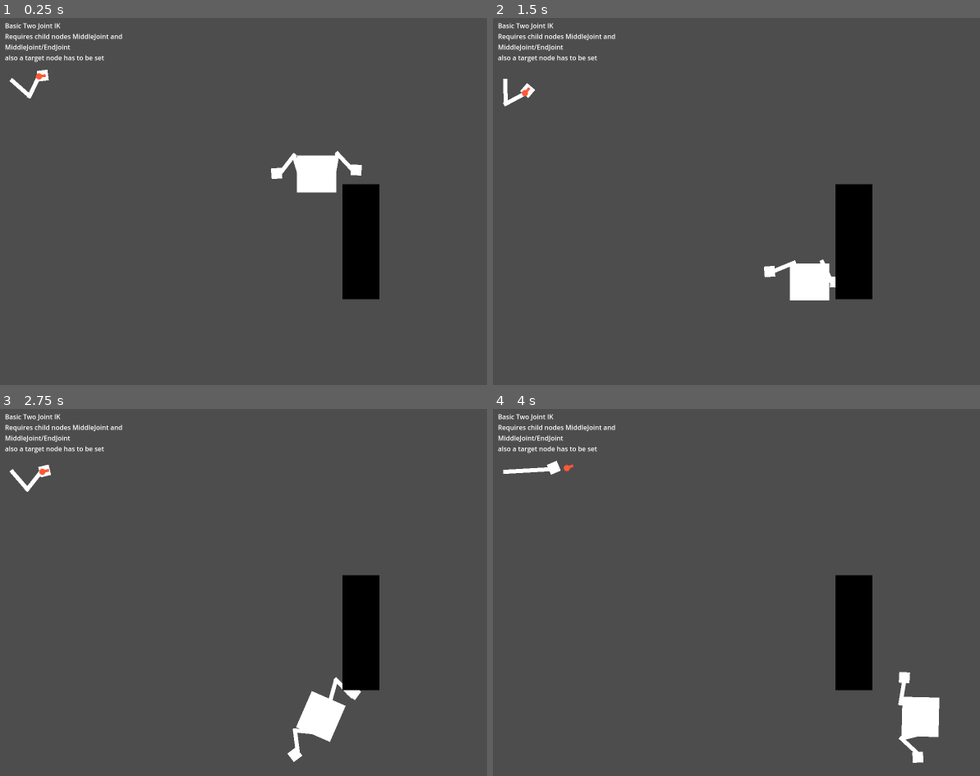
Above: before the commit, frames 1-4 (two rows, left to right).
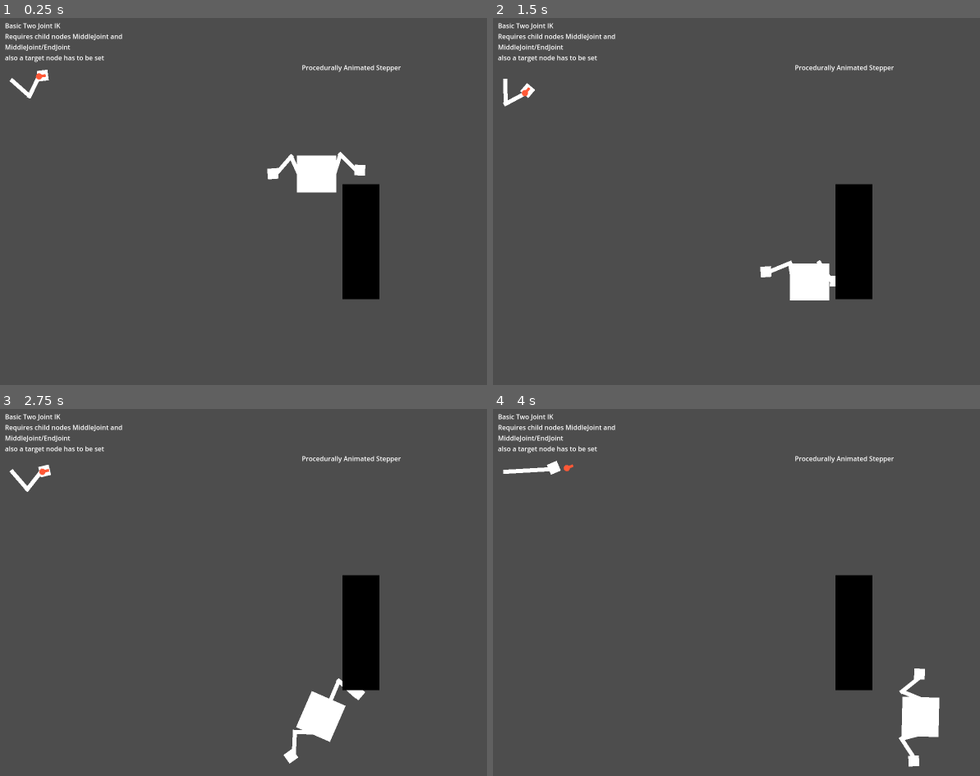
Above: after the commit, the same moments.

Repository: xiaocod/MizGodotTools
Game: Godot game, scene res://example_scenes/ik_examples.tscn
Same seed, same stepped clock (60 frames per second), same inputs: the game is played once before the commit and once after it. The project has no main scene, so this scene is started directly.
Inputs:
- Up to frame 1 (0.25 s): no input
- Up to frame 2 (1.5 s): no input
- Up to frame 3 (2.75 s): no input
- Up to frame 4 (4 s): no input

The runs differ from the first frame. In frame 1, 0.4% of the frame differs, in the area x 54-83%, y 12-45%; in frame 2, 0.3%; in frame 3, 0.4%; in frame 4, 0.6%, in the area x 62-89%, y 12-98%.

Commit message:
Update ik_examples.tscn

Diff:
--- a/example_scenes/ik_examples.tscn
+++ b/example_scenes/ik_examples.tscn
@@ -204,17 +204,17 @@
 [node name="Creature" type="Node2D" parent="ProcAnimStepperExample"]
 
 [node name="IkFootTargetManagerRight" parent="ProcAnimStepperExample/Creature" node_paths=PackedStringArray("other_step_manager", "wall_check_raycaster") instance=ExtResource("4_6stno")]
-position = Vector2(87.5147, 39.5561)
+position = Vector2(96.3717, 39.8606)
 rotation = 0.0343633
-scale = Vector2(1.13341, 1.58905)
+scale = Vector2(0.856464, 1.58905)
 other_step_manager = NodePath("../IkFootTargetManagerLeft")
 wall_check_raycaster = NodePath("../WallRayCast2D")
 post_step_delay = 0.1
 
 [node name="IkFootTargetManagerLeft" parent="ProcAnimStepperExample/Creature" node_paths=PackedStringArray("other_step_manager", "wall_check_raycaster") instance=ExtResource("4_6stno")]
-position = Vector2(-88.395, 47.3133)
+position = Vector2(-97.4517, 48.0201)
 rotation = -0.0778897
-scale = Vector2(1.0892, 1.46493)
+scale = Vector2(0.80532, 1.46493)
 other_step_manager = NodePath("../IkFootTargetManagerRight")
 wall_check_raycaster = NodePath("../WallRayCast2D")
 post_step_delay = 0.1
@@ -230,7 +230,7 @@
 
 [node name="LegLeft" type="Node2D" parent="ProcAnimStepperExample/Creature" node_paths=PackedStringArray("target_node")]
 position = Vector2(-39, 9)
-rotation = -2.86104
+rotation = -2.87419
 script = ExtResource("1_8q7bw")
 target_node = NodePath("../IkFootTargetManagerLeft/FootTargetMarker")
 update_ik_in_editor = true
@@ -242,7 +242,7 @@
 
 [node name="MiddleJoint" type="Node2D" parent="ProcAnimStepperExample/Creature/LegLeft"]
 position = Vector2(56, 0)
-rotation = -1.93321
+rotation = -1.75585
 
 [node name="Sprite2D" type="Sprite2D" parent="ProcAnimStepperExample/Creature/LegLeft/MiddleJoint"]
 position = Vector2(27, 1.78814e-07)
@@ -251,7 +251,7 @@
 
 [node name="EndJoint" type="Node2D" parent="ProcAnimStepperExample/Creature/LegLeft/MiddleJoint"]
 position = Vector2(54, 0)
-rotation = 1.57476
+rotation = 1.41055
 
 [node name="Sprite2D" type="Sprite2D" parent="ProcAnimStepperExample/Creature/LegLeft/MiddleJoint/EndJoint"]
 position = Vector2(9, 0)
@@ -260,7 +260,7 @@
 
 [node name="LegRight" type="Node2D" parent="ProcAnimStepperExample/Creature" node_paths=PackedStringArray("target_node")]
 position = Vector2(41, 6)
-rotation = -0.367847
+rotation = -0.366187
 script = ExtResource("1_8q7bw")
 target_node = NodePath("../IkFootTargetManagerRight/FootTargetMarker")
 middle_joint_flipped = false
@@ -273,7 +273,7 @@
 
 [node name="MiddleJoint" type="Node2D" parent="ProcAnimStepperExample/Creature/LegRight"]
 position = Vector2(56, 0)
-rotation = 2.04513
+rotation = 1.87983
 
 [node name="Sprite2D" type="Sprite2D" parent="ProcAnimStepperExample/Creature/LegRight/MiddleJoint"]
 position = Vector2(27, 1.78814e-07)
@@ -282,7 +282,7 @@
 
 [node name="EndJoint" type="Node2D" parent="ProcAnimStepperExample/Creature/LegRight/MiddleJoint"]
 position = Vector2(54, 0)
-rotation = -1.64291
+rotation = -1.47928
 
 [node name="Sprite2D" type="Sprite2D" parent="ProcAnimStepperExample/Creature/LegRight/MiddleJoint/EndJoint"]
 position = Vector2(9, 0)
@@ -306,5 +306,12 @@
 [node name="Sprite2D" type="Sprite2D" parent="ProcAnimStepperExample/StaticBody2D"]
 texture = ExtResource("1_7us5p")
 
+[node name="Label" type="Label" parent="ProcAnimStepperExample"]
+offset_left = -36.0
+offset_top = -218.0
+offset_right = 206.0
+offset_bottom = -195.0
+text = "Procedurally Animated Stepper"
+
 [editable path="ProcAnimStepperExample/Creature/IkFootTargetManagerRight"]
 [editable path="ProcAnimStepperExample/Creature/IkFootTargetManagerLeft"]
